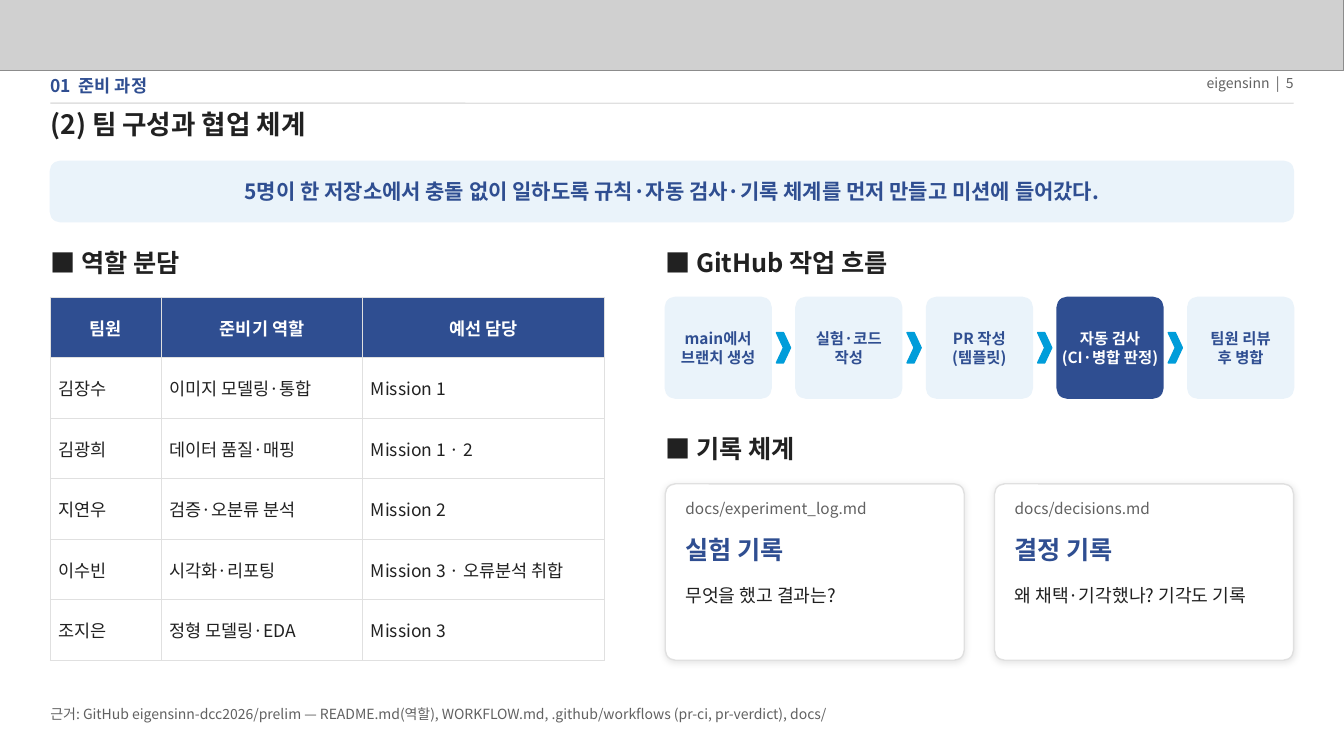
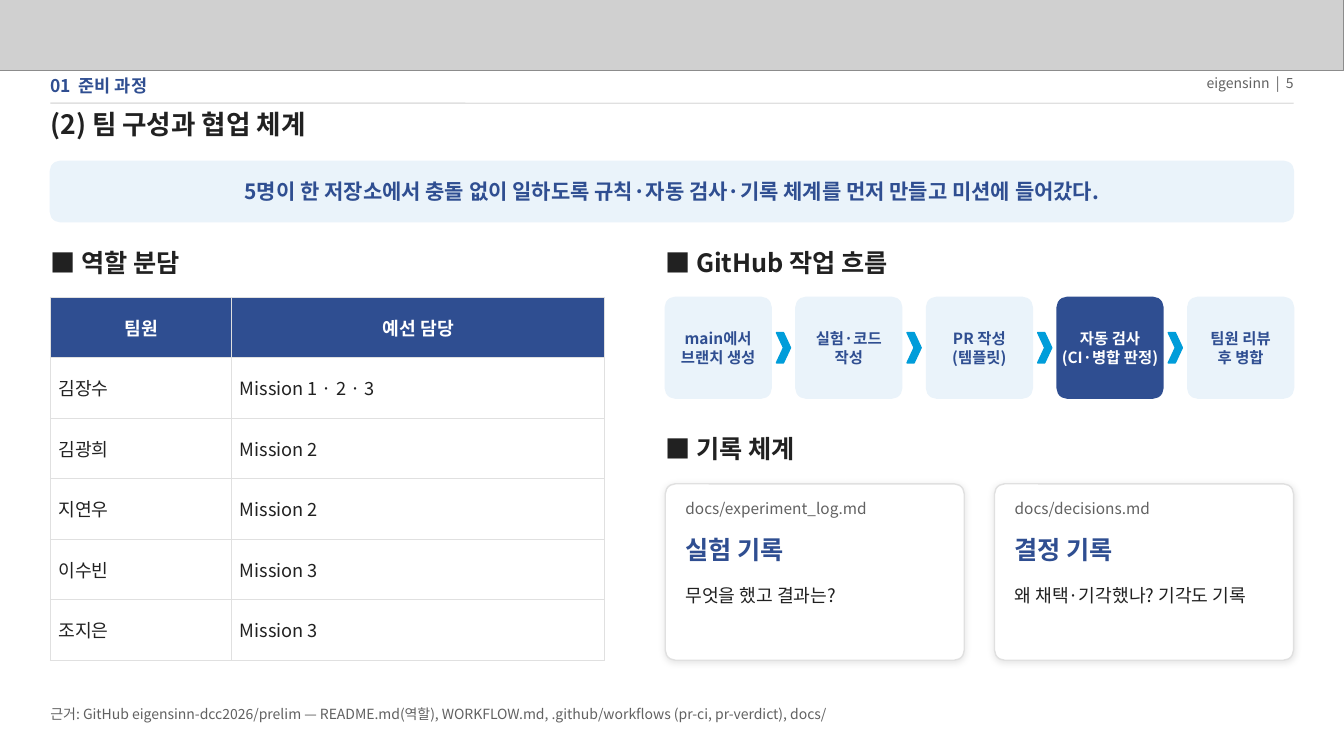
Before and after one commit to eigensinn-dcc2026/prelim, a slide deck: slide 5 of ppt/DCC2026_예선_결과정리.pptx. Drawn at 1344x756 pixels with LibreOffice and Linux fonts; fonts in the diff are those of the drawing; grey boxes stand for pictures. Boxes give left, top, right and bottom in pixels: in the first picture for what was removed or moved away, otherwise in the second. Text is boxed around its words. In the diff, an @@ line names an element or a change of style, - is before the commit and + after.

```diff
--- a/ppt/DCC2026_예선_결과정리.pptx
+++ b/ppt/DCC2026_예선_결과정리.pptx
@@ table at <box>50,297,605,643</box> @@
-column 2: 준비기 역할 | 이미지 모델링·통합 | 데이터 품질·매핑 | 검증·오분류 분석 | 시각화·리포팅 | 정형 모델링·EDA
-column 3: 예선 담당 | Mission 1 | Mission 1 · 2 | Mission 2 | Mission 3 · 오류분석 취합 | Mission 3
+column 2: 예선 담당 | Mission 1 · 2 · 3 | Mission 2 | Mission 2 | Mission 3 | Mission 3
```
Also in this commit, not shown: 16 other slides changed, 1 slide removed, 1 other file.
